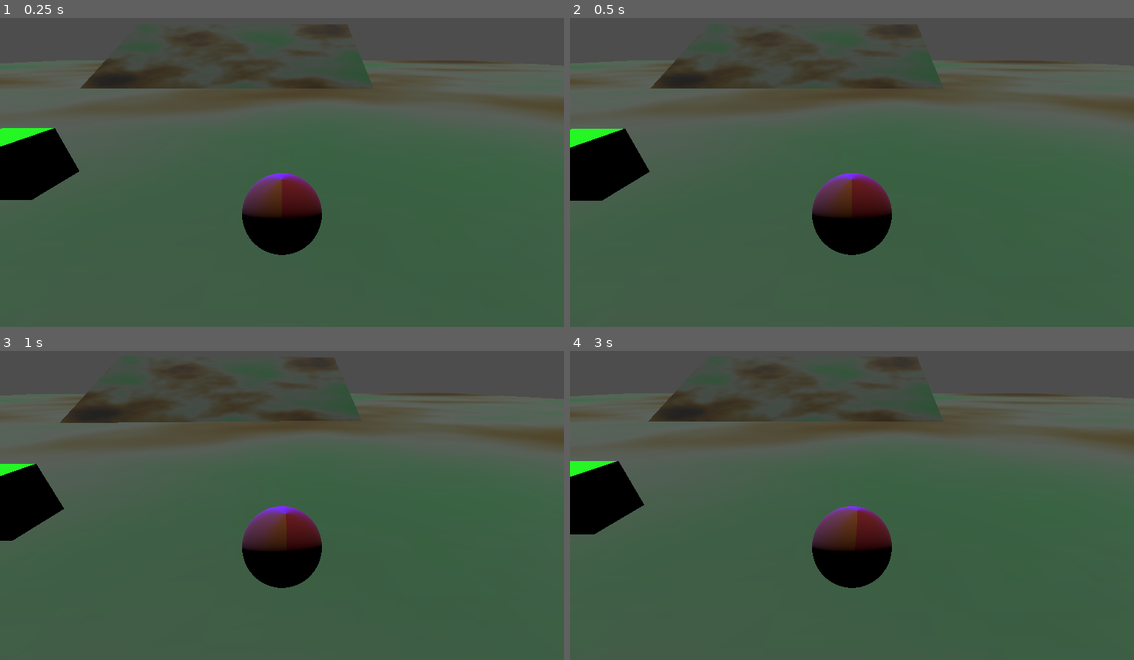
Above: before the commit, frames 1-4 (two rows, left to right).
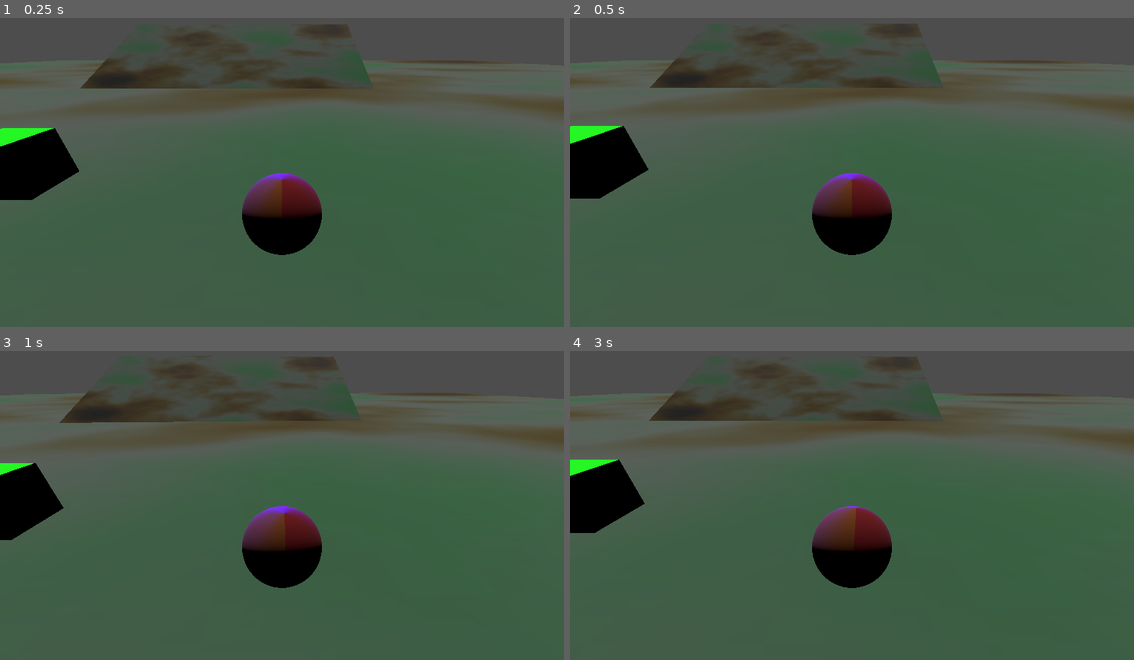
Above: after the commit, the same moments.

Repository: Acamaeda/Roll-Your-Dreams
Game: Godot game, scene res://Testlevel.tscn
The game is run twice, just before and just after one commit, with the same random seed, the same clock (stepped at 60 frames per second) and the same inputs. The engine's default icon, where the game draws it, is replaced by a stand-in: a white triangle on a blue panel in a dark square.
Inputs:
- Up to frame 1 (0.25 s): no input
- Up to frame 2 (0.5 s): no input
- Up to frame 3 (1 s): hold D (Right1) from 0.53 s (still down); tap K (Down2) at 0.6 s
- Up to frame 4 (3 s): tap Enter at 1.25, 2.75 s; release D (Right1) at 1.28 s; hold S (Down1) 1.28-2.03 s; tap J (Left2) at 1.35 s; tap Space at 2 s; hold D (Right1) 2.03-2.78 s; tap L (Right2) at 2.1 s; hold W (Up1) from 2.78 s (still down); tap I (Up2) at 2.85 s

Frame 1 is identical in both runs. In frame 2, 0.4% of the frame differs, in the area x 0-89%, y 1-60%; in frame 3, 0.1%; in frame 4, 0.3%.

Commit message:
More trigger work and start of docs

Diff:
--- a/Engine/Events/Actions/Action.gd
+++ b/Engine/Events/Actions/Action.gd
@@ -1,3 +1,4 @@
+class_name Action
 extends "res://Engine/Events/Triggers/EventBase.gd"
 signal finished()
 @export var wait_for_complete: bool = true
--- a/Engine/Events/Conditions/ConditionTrigger.gd
+++ b/Engine/Events/Conditions/ConditionTrigger.gd
@@ -1,6 +1,6 @@
+class_name ConditionTrigger
 extends "res://Engine/Events/Triggers/Trigger.gd"
 var is_conditional = false
-const Trigger = preload ("res://Engine/Events/Triggers/Trigger.gd")
 
 
 
--- a/Engine/Events/Triggers/Trigger.gd
+++ b/Engine/Events/Triggers/Trigger.gd
@@ -1,6 +1,6 @@
+class_name Trigger
 extends "res://Engine/Events/Triggers/EventBase.gd"
 @export var repeatable: bool = false
-const Action = preload ("res://Engine/Events/Actions/Action.gd")
 
 var waiting_for_done = false
 
@@ -12,6 +12,8 @@
 
 
 func trigger():
+	if (active):
+		return
 	active = true
 	for child in get_children():
 		if child is Action:
@@ -19,6 +21,12 @@
 				await child.act()
 			else:
 				child.act()
+		if child is ConditionTrigger:
+			if (await child.check_condition()):
+				if(child.wait_for_complete):
+					await child.act()
+				else:
+					child.act()
 	waiting_for_done = true
 	check_done()
 
--- a/Engine/Events/Triggers/ValueTrigger.gd
+++ b/Engine/Events/Triggers/ValueTrigger.gd
@@ -1,8 +1,8 @@
+class_name ValueTrigger
 extends "res://Engine/Events/Conditions/ConditionTrigger.gd"
 @export_enum("Greater than", "Less than", "Equal to", "GTE", "LTE")var mode: int
 @export var target: float = 1.0
 
-const ConditionTrigger = preload ("res://Engine/Events/Conditions/ConditionTrigger.gd")
 
 var value = 0
 var resetting = false
--- a/Engine/Gameplay/Player/PlayerBall.tscn
+++ b/Engine/Gameplay/Player/PlayerBall.tscn
@@ -1,12 +1,7 @@
-[gd_scene load_steps=12 format=3 uid="uid://d37a1hkqxg1aw"]
+[gd_scene load_steps=11 format=3 uid="uid://d37a1hkqxg1aw"]
 
 [ext_resource type="Script" uid="uid://drq8xkxw2ds7h" path="res://Engine/Gameplay/Player/ball.gd" id="1_gvvae"]
 [ext_resource type="Script" uid="uid://bt6nakmxinsvh" path="res://Engine/Gameplay/Player/collector.gd" id="2_ok2uk"]
-
-[sub_resource type="PhysicsMaterial" id="PhysicsMaterial_wonpf"]
-friction = 100.0
-rough = true
-bounce = 0.5
 
 [sub_resource type="SphereShape3D" id="SphereShape3D_0jfm5"]
 
@@ -39,8 +34,6 @@
 [node name="Player" type="RigidBody3D" groups=["Player"]]
 collision_layer = 2
 collision_mask = 5
-mass = 100.0
-physics_material_override = SubResource("PhysicsMaterial_wonpf")
 script = ExtResource("1_gvvae")
 
 [node name="CollisionShape3D" type="CollisionShape3D" parent="."]
@@ -62,7 +55,7 @@
 collision_layer = 16
 collision_mask = 8
 script = ExtResource("2_ok2uk")
-player_body = NodePath("..")
+player_body = NodePath("")
 
 [node name="CollisionShape3D" type="CollisionShape3D" parent="Collector"]
 transform = Transform3D(1.05, 0, 0, 0, 1.05, 0, 0, 0, 1.05, 0, 0, 0)
--- a/Engine/Gameplay/Player/ball.gd
+++ b/Engine/Gameplay/Player/ball.gd
@@ -1,5 +1,3 @@
-@tool
-
 extends RigidBody3D
 var nonrolling : Node3D
 var collector : Node3D
Not shown, added: Documentation/Introduction.md
Not shown, changed: README.md
